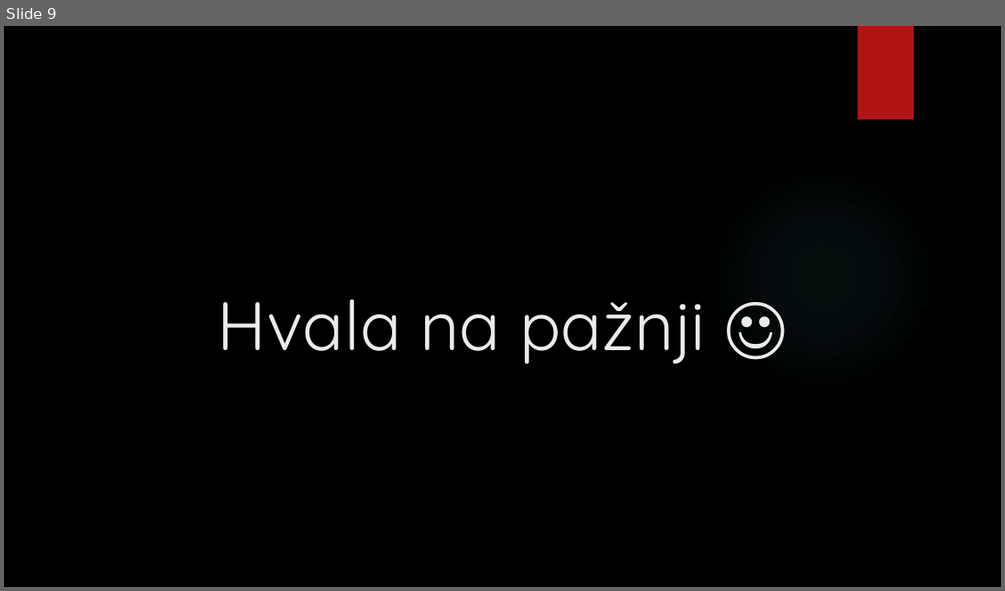
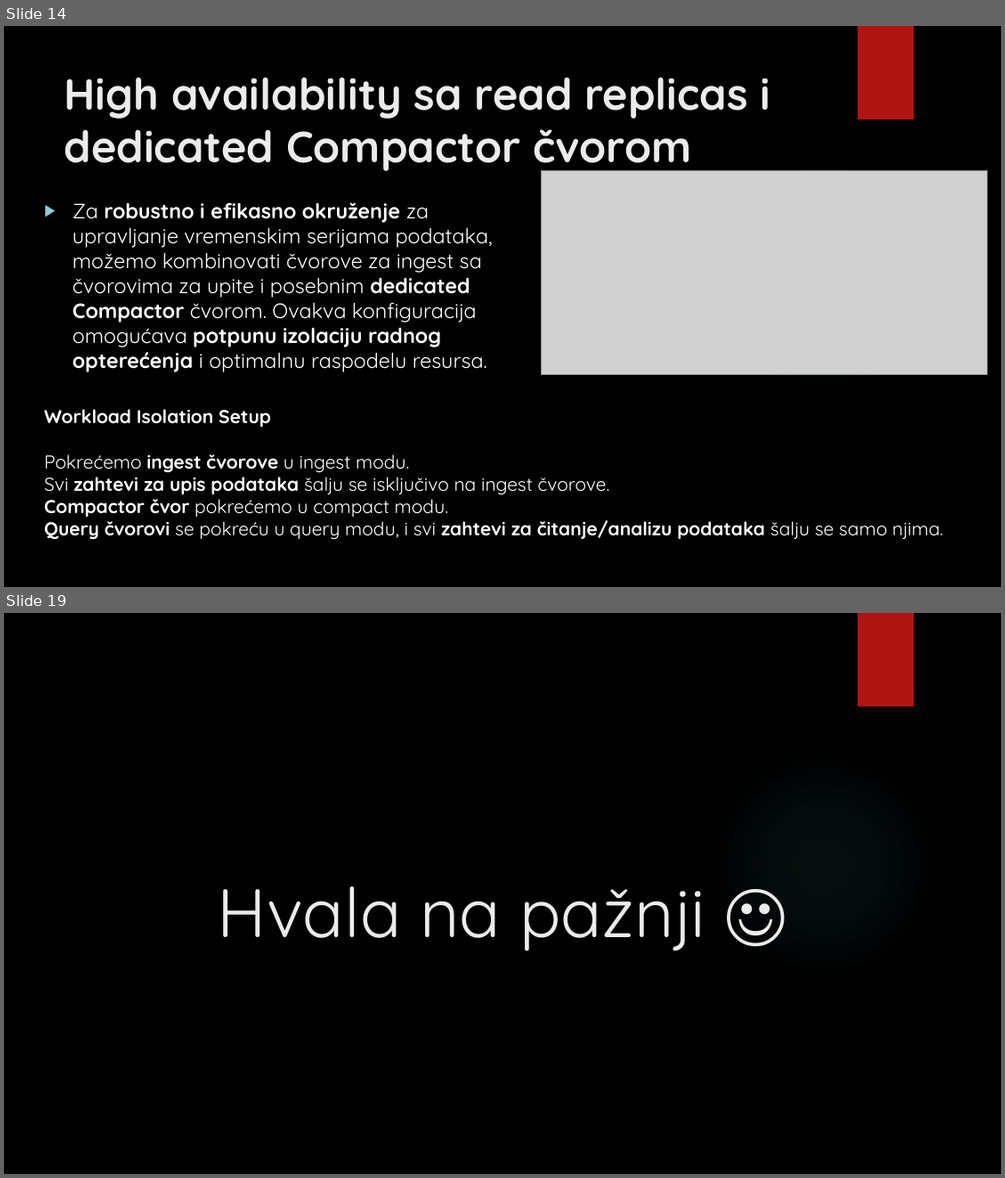
Before and after one commit to darkojotev/Database-Management-Systems, a slide deck: 3_HA/High availability rešenja kod InfluxDB baze podataka.pptx. Shown one above the other, each under a label of ours: slide 9 before the commit, slides 14 and 19 after it; the slides between them are not shown. The pictures are 1005x591 and 1005x1178 pixels, drawn with LibreOffice and Linux fonts; fonts in the diff are those of the drawing; grey boxes stand for pictures; background and template pictures are left out. Boxes give left, top, right and bottom in pixels: in the first picture for what was removed or moved away, otherwise in the second. Text is boxed around its words. In the diff, an @@ line names an element or a change of style, - is before the commit and + after.

```diff
--- a/3_HA/High availability rešenja kod InfluxDB baze podataka.pptx
+++ b/3_HA/High availability rešenja kod InfluxDB baze podataka.pptx
@@ slide 14 added at bbox=[4, 26, 1001, 587], background picture (left out); not listed: 2 template elements that a slide beside it also shows @@
@@ title added at bbox=[65, 77, 771, 175], 42 pt, text #EBEBEB, bold @@
+High availability sa read replicas i dedicated Compactor čvorom
@@ picture added at bbox=[541, 170, 987, 375] @@
@@ text added at bbox=[73, 202, 493, 372], 20 pt, text #FFFFFF @@
+▶ Za robustno i efikasno okruženje za upravljanje vremenskim serijama podataka, možemo kombinovati čvorove za ingest sa čvorovima za upite i posebnim dedicated Compactor čvorom. Ovakva konfiguracija omogućava potpunu izolaciju radnog opterećenja i optimalnu raspodelu resursa.
@@ text added at bbox=[44, 409, 943, 540], 18 pt, text #FFFFFF @@
+Workload Isolation Setup
+Pokrećemo ingest čvorove u ingest modu.
+Svi zahtevi za upis podataka šalju se isključivo na ingest čvorove.
+Compactor čvor pokrećemo u compact modu.
+Query čvorovi se pokreću u query modu, i svi zahtevi za čitanje/analizu podataka šalju se samo njima.
@@ what was slide 9 is now slide 19 @@
```
Also in this commit, not shown: 1 slide changed, 12 other slides added, 3 slides removed, 1 other file.
